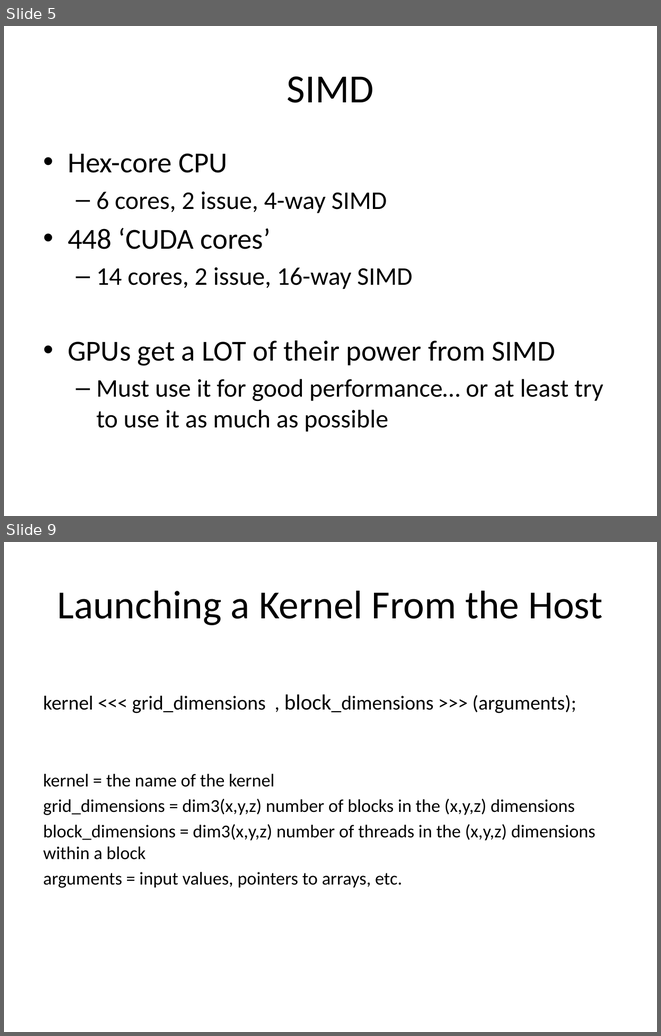
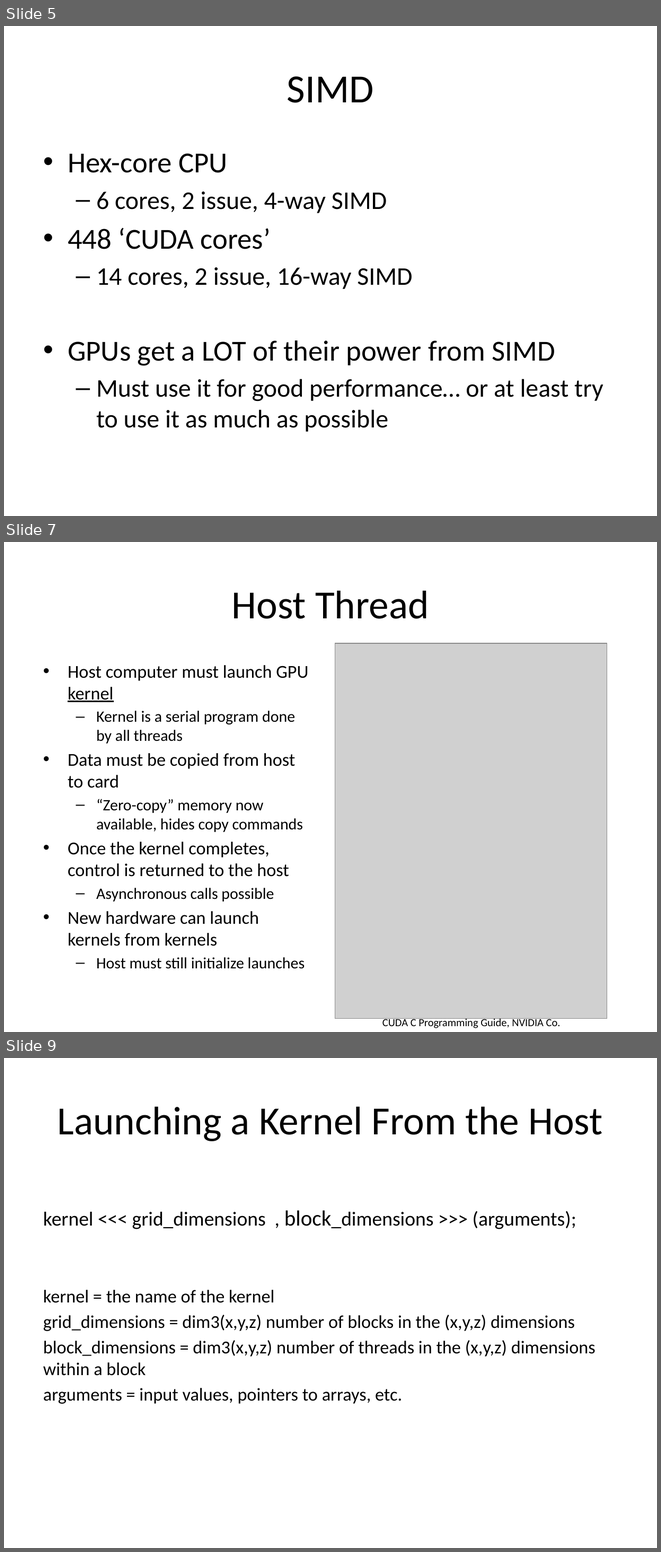
Before and after one commit to sellitforcache/cuda_tut, a slide deck: cuda_tut.pptx. Shown one above the other, each under a label of ours: slides 5 and 9 before the commit, slides 5, 7 and 9 after it; the slides between them are not shown. The pictures are 661x1036 and 661x1552 pixels, drawn with LibreOffice and Linux fonts; fonts in the diff are those of the drawing; grey boxes stand for pictures. Boxes give left, top, right and bottom in pixels: in the first picture for what was removed or moved away, otherwise in the second. Text is boxed around its words. In the diff, an @@ line names an element or a change of style, - is before the commit and + after.

```diff
--- a/cuda_tut.pptx
+++ b/cuda_tut.pptx
@@ slide 7 added at bbox=[4, 542, 657, 1032], background #FFFFFF @@
@@ title added at bbox=[232, 590, 429, 619], 44 pt, text #000000 @@
+Host Thread
@@ picture added at bbox=[335, 643, 607, 1018] @@
@@ text added at bbox=[68, 665, 308, 969], 20 pt, text #000000 @@
+• Host computer must launch GPU kernel
+  – Kernel is a serial program done by all threads
+• Data must be copied from host to card
+  – “Zero-copy” memory now available, hides copy commands
+• Once the kernel completes, control is returned to the host
+  – Asynchronous calls possible
+• New hardware can launch kernels from kernels
+  – Host must still initialize launches
@@ text added at bbox=[382, 1017, 560, 1028], 12 pt, text #000000 @@
+CUDA C Programming Guide, NVIDIA Co.
```
Also in this commit, not shown: 5 slides changed, 1 slide removed.
